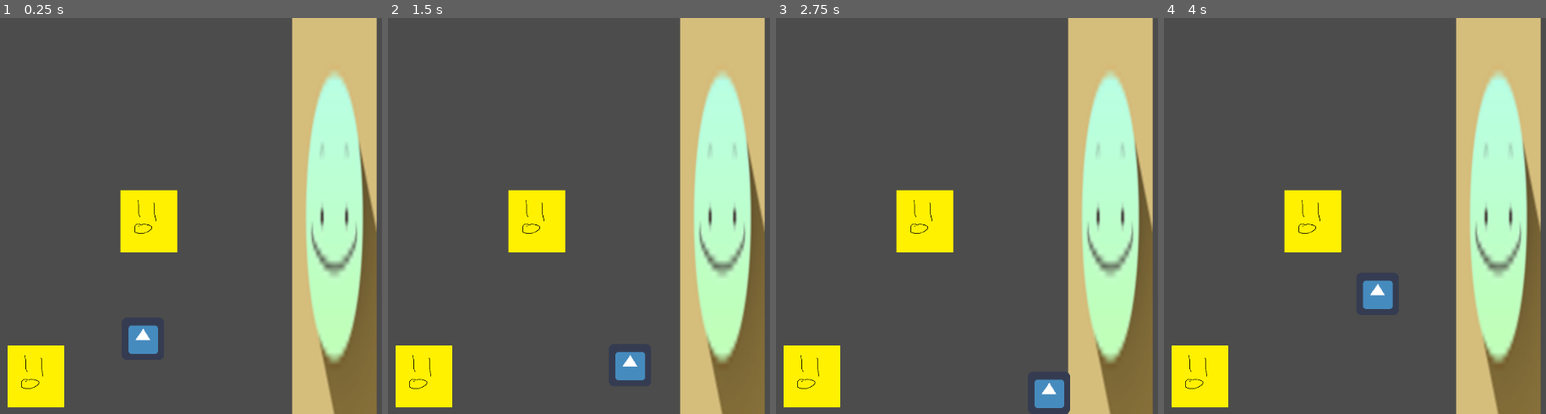
Above: before the commit, frames 1-4 (left to right).
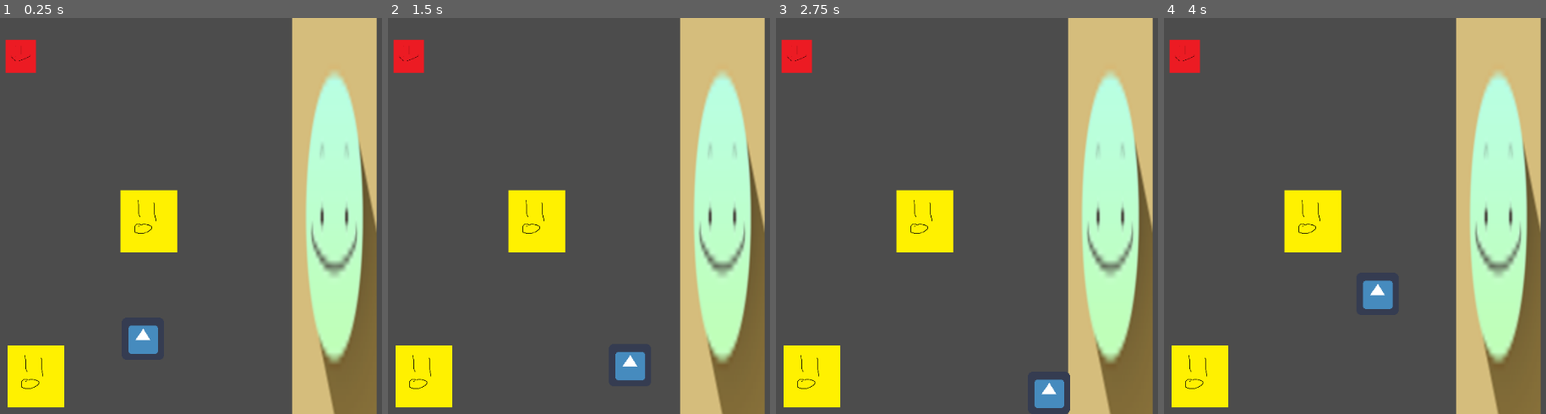
Above: after the commit, the same moments.

Repository: Lucianono/DinerWithMonster
Game: Godot game, scene res://on-site.tscn
Same seed, same stepped clock (60 frames per second), same inputs: the game is played once before the commit and once after it. The engine's default icon, where the game draws it, is replaced by a stand-in: a white triangle on a blue panel in a dark square.
Inputs (mouse positions are in pixels of both pictures, inside the frame that each line leads up to):
- Up to frame 1 (0.25 s): no input
- Up to frame 2 (1.5 s): tap Enter at 0.5 s; move the mouse to (outside the picture) at 0.52 s; hold Right (ui_right) 0.53-1.28 s; click (outside the picture) at 0.67 s; move the mouse to (590, 235) at 1.27 s; hold Down (ui_down) from 1.28 s (still down)
- Up to frame 3 (2.75 s): tap Space at 2 s; move the mouse to (outside the picture) at 2.02 s; release Down (ui_down) at 2.03 s; hold Right (ui_right) from 2.03 s (still down)
- Up to frame 4 (4 s): tap Enter at 2.75 s; move the mouse to (1465, 295) at 2.77 s; release Right (ui_right) at 2.78 s; hold Up (ui_up) 2.78-3.53 s; click (1465, 295) at 2.92 s; move the mouse to (outside the picture) at 3.52 s; hold Left (ui_left) from 3.53 s (still down)

The runs differ from the first frame. In frame 1, 0.7% of the frame differs, in the area x 1-10%, y 5-14%; in frame 2, 0.7%; in frame 3, 0.7%; in frame 4, 0.7%.

Commit message:
smart dropping (only 1 at a time) using signals

Diff:
--- a/ingredient-entity.gd
+++ b/ingredient-entity.gd
@@ -1,4 +1,6 @@
 extends Area2D
+
+signal ingredient_freed(ingr_name_freed)
 
 var isPlayerHolding = false
 var isPlayerThrowing = false
@@ -44,7 +46,9 @@
 
 	#destroy when outside the screen
 	if position.x > screensize.x || position.x < 0 || position.y < 0 || position.y > screensize.y:
+		emit_signal("ingredient_freed",global_ingr_name)
 		queue_free()
+		print("boosh")
 
 #for left clicking
 func _unhandled_input(event):
--- a/on-site.gd
+++ b/on-site.gd
@@ -4,7 +4,9 @@
 onready var ingr = preload("res://ingredient-entity.tscn")
 var coop_position
 var butcher_position
-var ingr_ent
+
+var isEggFreed = true
+var isPorkFreed = true
 
 func _ready():
 	coop_position = get_node("Coop").get_position()
@@ -15,27 +17,39 @@
 
 #when coop touched (signal)
 func _on_Coop_coop_entered():
-	if !is_instance_valid(ingr_ent):
-		ingr_ent = ingr.instance()
+	if isEggFreed:
 
-	if !ingr_ent.getIngrName() == "egg" :
-		ingr_ent = ingr.instance()
+		var ingr_ent = ingr.instance()
 		ingr_ent.initIngrName("egg")
+		ingr_ent.connect("ingredient_freed",self,"_on_ingredientdrop_ingredient_freed")
 		call_deferred("add_child",ingr_ent)
 		ingr_ent.set_position(coop_position + Vector2(20,50))
+		isEggFreed = false
 
-	print("caldo_entered")
+
+		print(ingr_ent.getIngrName())
 
 
 
 
 func _on_Butcher_butcher_entered():
-	if !is_instance_valid(ingr_ent):
-		ingr_ent = ingr.instance()
+	if isPorkFreed:
 
-	if !ingr_ent.getIngrName() == "pork" :
-		ingr_ent = ingr.instance()
+		var ingr_ent = ingr.instance()
 		ingr_ent.initIngrName("pork")
+		ingr_ent.connect("ingredient_freed",self,"_on_ingredientdrop_ingredient_freed")
 		call_deferred("add_child",ingr_ent)
 		ingr_ent.set_position(butcher_position + Vector2(20,-50))
-	print("caldo_entered")
+		isPorkFreed = false
+
+
+		print(ingr_ent.getIngrName())
+
+
+func _on_ingredientdrop_ingredient_freed(ingr_name_freed):
+	print("ingr freed")
+	match ingr_name_freed:
+		"egg" :
+			isEggFreed = true
+		"pork" :
+			isPorkFreed = true
--- a/on-site.tscn
+++ b/on-site.tscn
@@ -21,10 +21,11 @@
 position = Vector2( 509, 301 )
 
 [node name="ingredient-drop" parent="." instance=ExtResource( 5 )]
-position = Vector2( -26, 30 )
+position = Vector2( 34, 58 )
 
 [node name="Butcher" parent="." instance=ExtResource( 6 )]
 position = Vector2( 57, 543 )
 
 [connection signal="coop_entered" from="Coop" to="." method="_on_Coop_coop_entered"]
+[connection signal="ingredient_freed" from="ingredient-drop" to="." method="_on_ingredientdrop_ingredient_freed"]
 [connection signal="butcher_entered" from="Butcher" to="." method="_on_Butcher_butcher_entered"]
